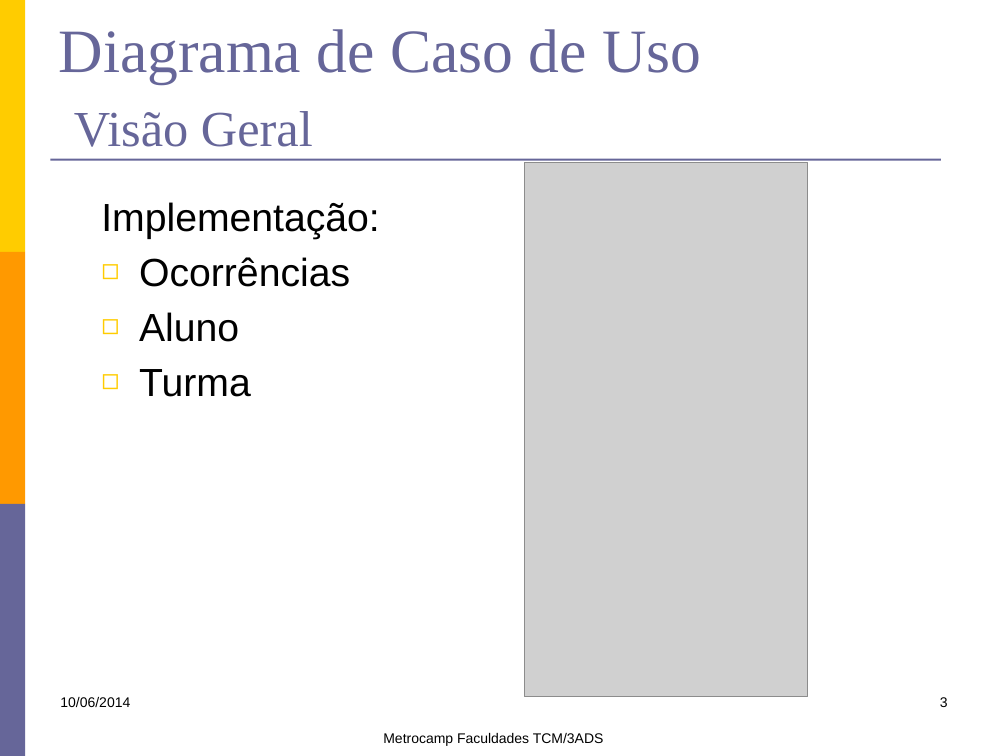
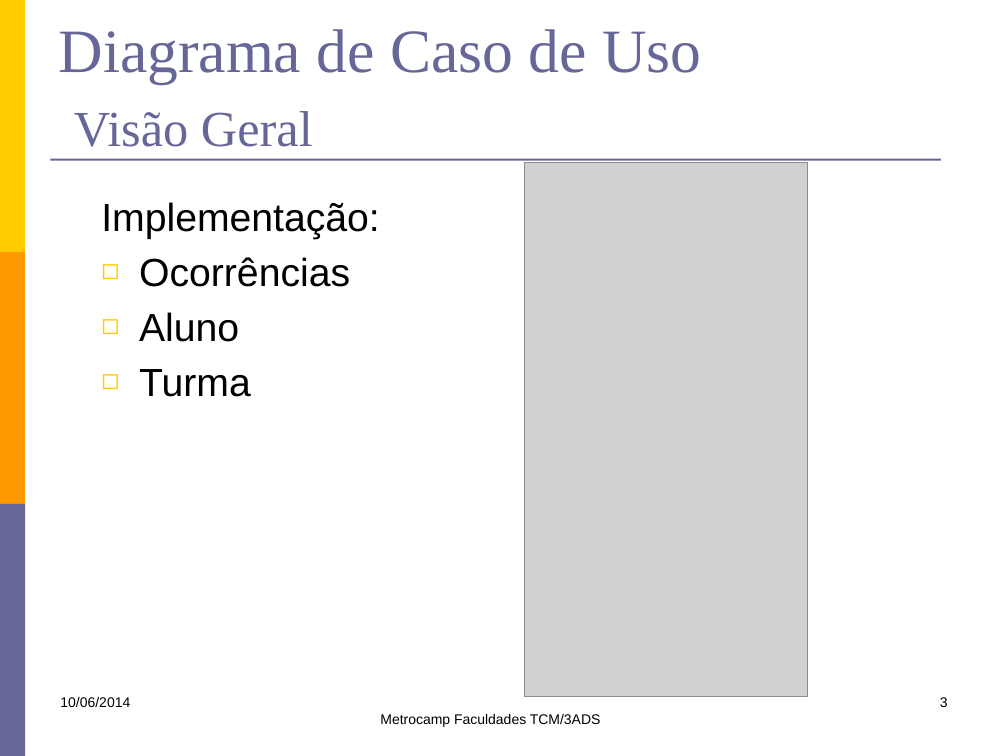
Before and after one commit to lfernandobra/pi5g1s14, a slide deck: slide 3 of documentacao/G5_Apresentacao1sem2014.pptx. Drawn at 1008x756 pixels with LibreOffice and Linux fonts; fonts in the diff are those of the drawing; grey boxes stand for pictures. Boxes give left, top, right and bottom in pixels: in the first picture for what was removed or moved away, otherwise in the second. Text is boxed around its words. In the diff, an @@ line names an element or a change of style, - is before the commit and + after.

```diff
--- a/documentacao/G5_Apresentacao1sem2014.pptx
+++ b/documentacao/G5_Apresentacao1sem2014.pptx
@@ text "Metrocamp Faculdades TCM/3ADS": place and size @@
-text "Metrocamp Faculdades TCM/3ADS" at (383,733,604,746)
+text "Metrocamp Faculdades TCM/3ADS" at (380,714,601,727)
```
Also in this commit, not shown: 8 other slides changed, 1 other file.
